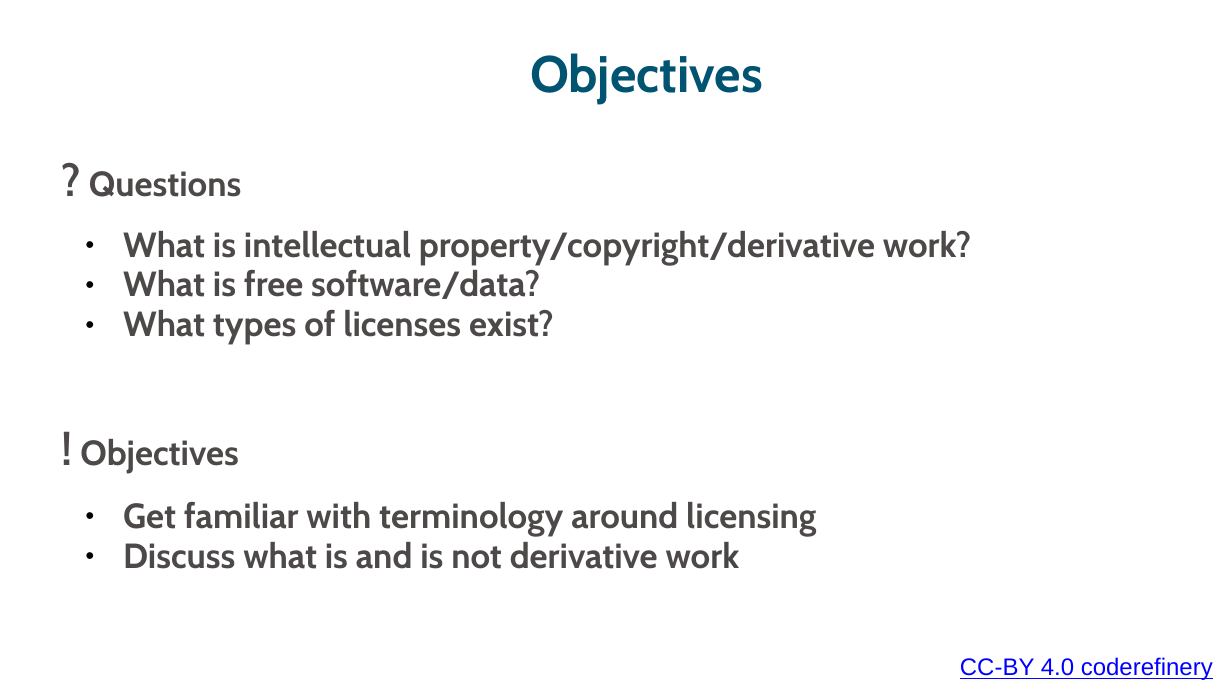
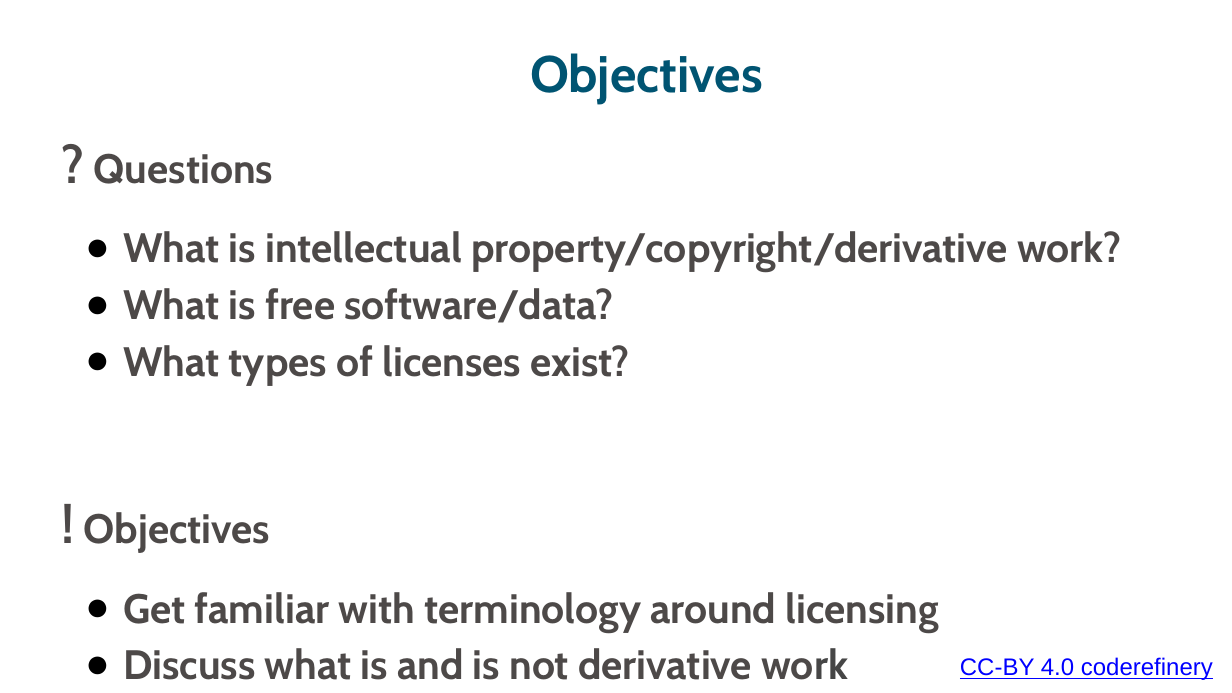
Before and after one commit to ELIXIR-Norway-Training/DMP-writing-workshop, a slide deck: slide 2 of 09_Licensing.odp. Drawn at 1232x693 pixels with LibreOffice and Linux fonts; fonts in the diff are those of the drawing. Boxes give left, top, right and bottom in pixels: in the first picture for what was removed or moved away, otherwise in the second. Text is boxed around its words. In the diff, an @@ line names an element or a change of style, - is before the commit and + after.

```diff
--- a/09_Licensing.odp
+++ b/09_Licensing.odp
@@ text "? Questions": place and size @@
-text "? Questions" at bbox=[80, 171, 971, 569]
+text "? Questions" at bbox=[84, 153, 1121, 680]
@@ text "? Questions" at bbox=[84, 153, 1121, 680]: size 25.9 to 30.5 pt in "?", "!"; size 20.4 to 24 pt; line spacing 0.8 to 1; line spacing 0.95 to 1.15 @@
```
Also in this commit, not shown: 11 other slides changed, 5 slides added, 3 slides removed, 25 other files.
